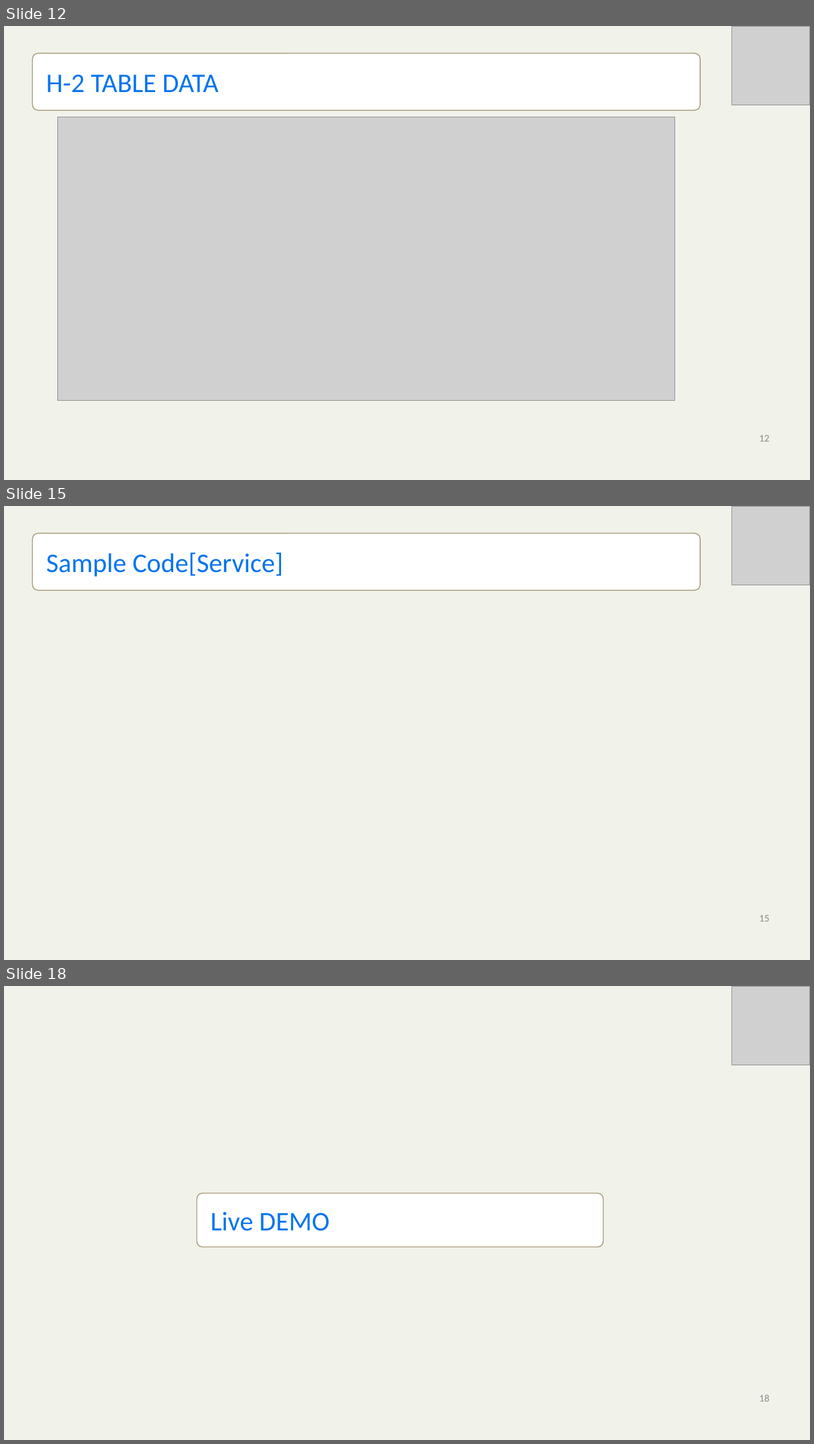
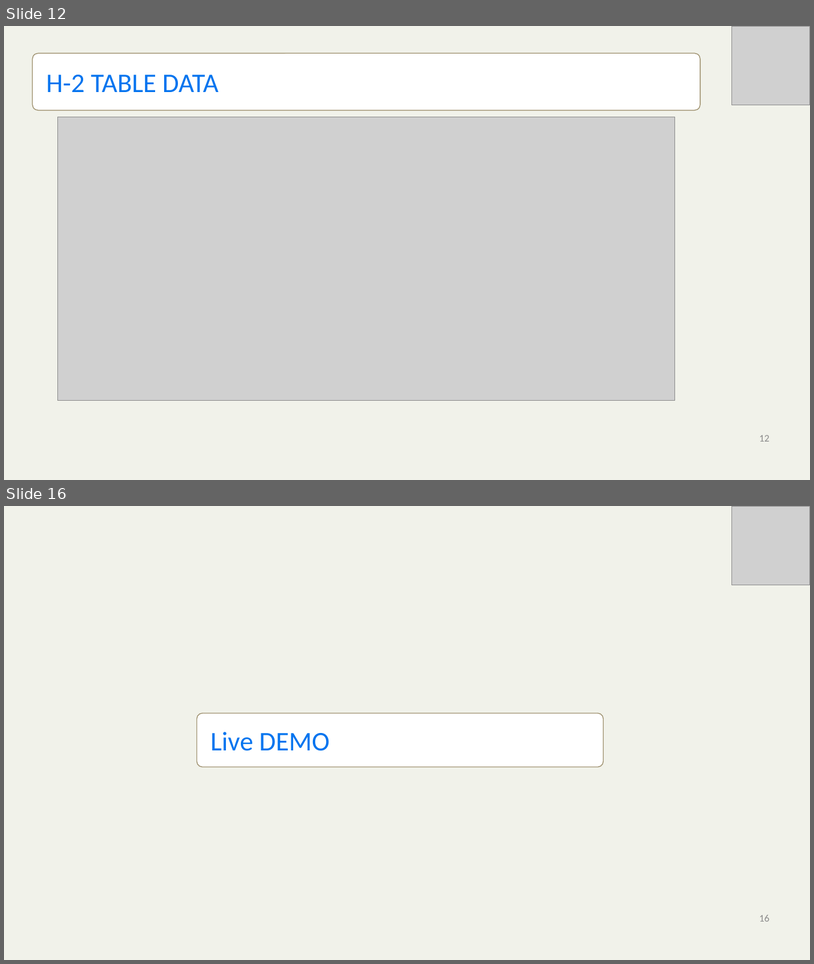
Before and after one commit to mickknutson/SITE_BOOTCAMP_QA, a slide deck: StudentWork/Besh/Project/TestHut Presentation.pptx. Shown one above the other, each under a label of ours: slides 12, 15 and 18 before the commit, slides 12 and 16 after it; the slides between them are not shown. The pictures are 814x1444 and 814x964 pixels, drawn with LibreOffice and Linux fonts; fonts in the diff are those of the drawing; grey boxes stand for pictures; background and template pictures are left out. Boxes give left, top, right and bottom in pixels: in the first picture for what was removed or moved away, otherwise in the second. Text is boxed around its words. In the diff, an @@ line names an element or a change of style, - is before the commit and + after.

```diff
--- a/StudentWork/Besh/Project/TestHut Presentation.pptx
+++ b/StudentWork/Besh/Project/TestHut Presentation.pptx
@@ slide 15 removed at <box>4,506,810,960</box>, background #F1F2EA @@
@@ picture removed at <box>732,506,810,585</box> @@
@@ rounded rectangle removed at <box>32,533,701,590</box> @@
-Sample Code[Service]
@@ page number removed at <box>759,915,770,921</box> @@
-15
@@ what was slide 18 is now slide 16 @@
@@ page number at <box>759,915,770,921</box>: text changed @@
-18
+16
```
Also in this commit, not shown: 4 slides changed, 1 other slide removed.
